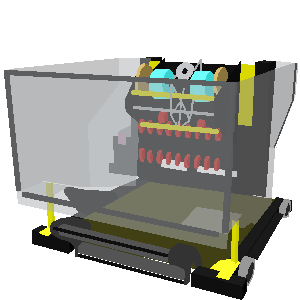
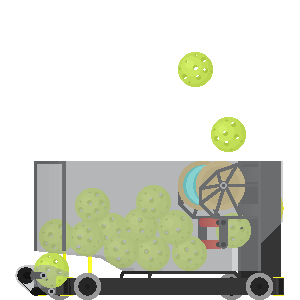
Layers edited between the first and the second 300x300 image:
removed layer "Polycarb" (was 50%) over [4, 63, 298, 249]
added layer "Hopper Polycarb" (50%) above "Hopper" over [30, 161, 283, 296]
added layer "Hopper" above "Balls Forward" over [34, 161, 66, 251]
added layer "Balls Forward" above "Shooter" over [34, 185, 207, 288]
added layer "Shooter" above "Intake" over [178, 161, 258, 249]
painted on "Intake" over [17, 217, 202, 296]
removed layer "Polycarb Support" over [4, 63, 297, 237]
removed layer "Polycarb 2" (was 50%) over [4, 58, 297, 234]
removed layer "Wheels" over [238, 199, 291, 286]
removed layer "Gussets" over [39, 182, 240, 280]
removed layer "Structure" over [32, 57, 292, 300]
removed layer "Electronics" over [51, 182, 283, 278]
added layer "Intake Polycarb Rear" (50%) above "Balls" over [15, 265, 54, 296]
added layer "Balls" above "Hopper Polycarb Middle" over [178, 52, 251, 248]
added layer "Hopper Polycarb Middle" (50%) above "Background" over [86, 254, 163, 271]
added layer "Background" above "Hopper Polycarb Rear" over [34, 161, 284, 300]
added layer "Hopper Polycarb Rear" (50%) over [34, 161, 254, 271]
